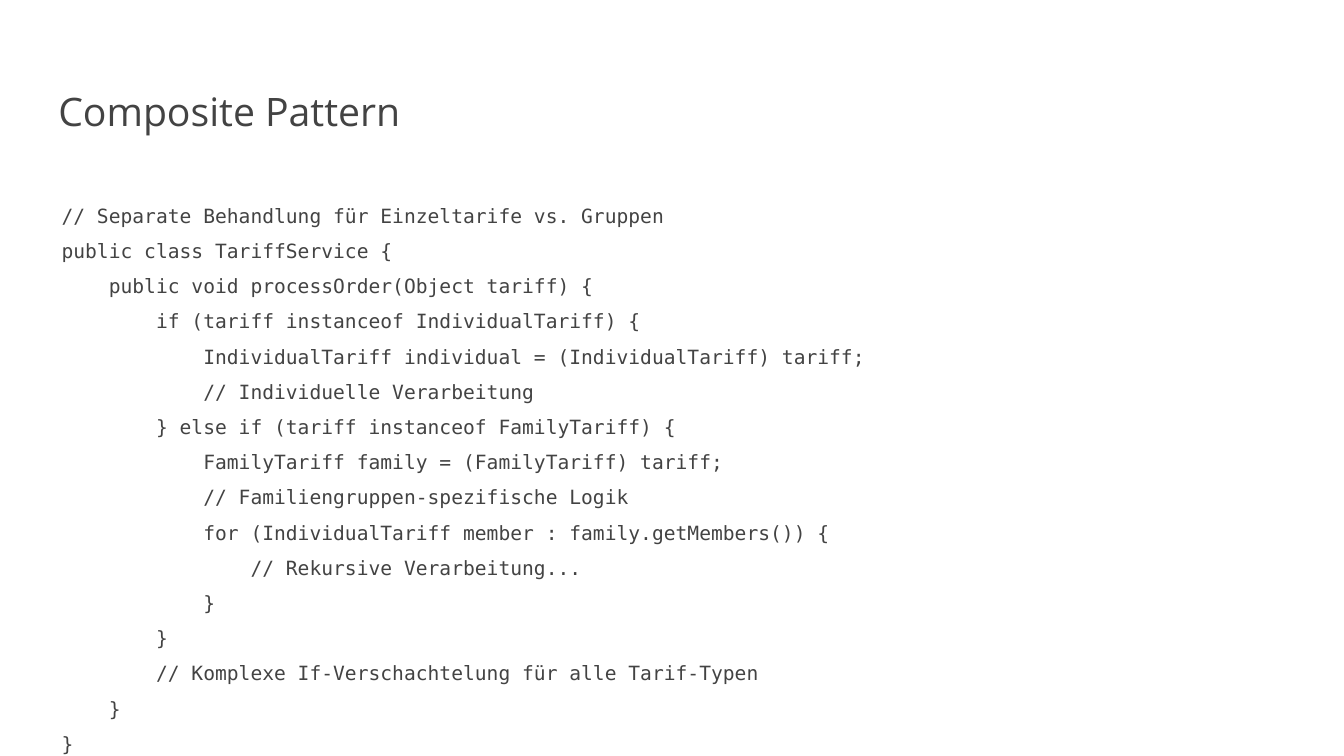
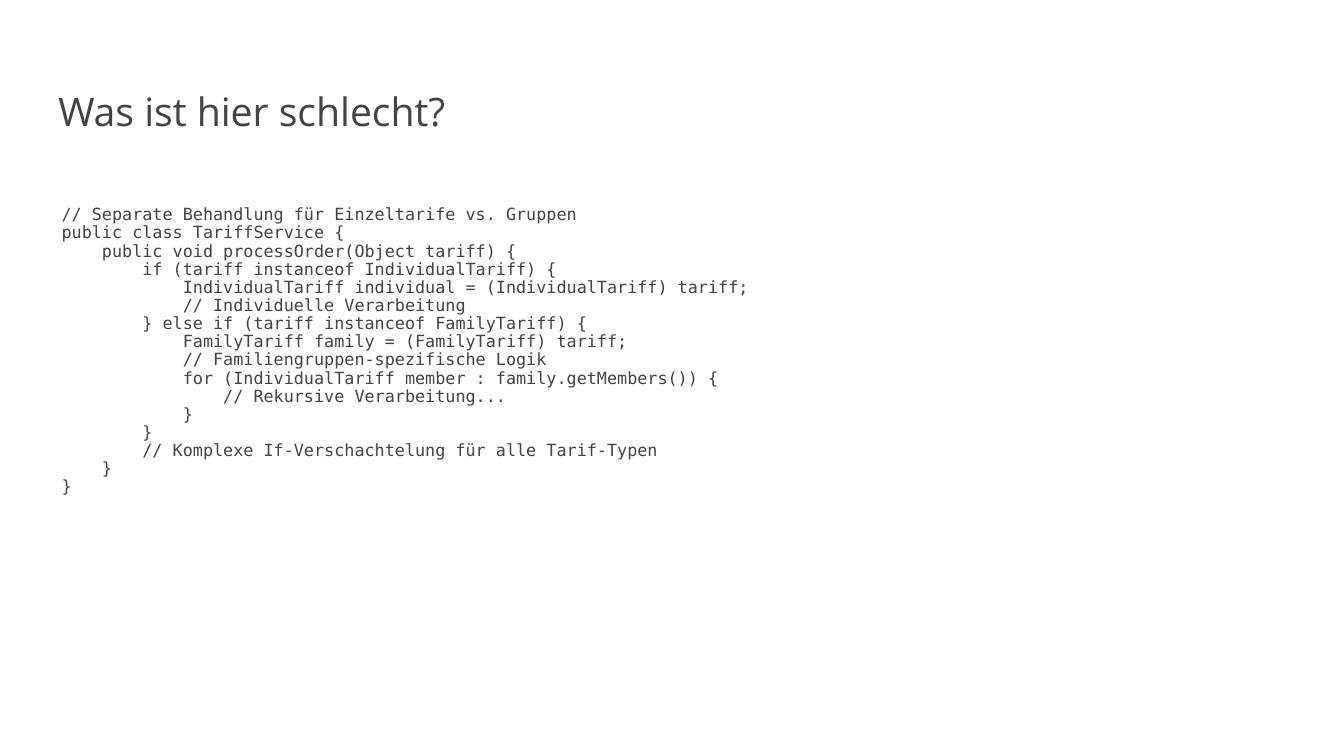
Before and after one commit to vanillacore-net/september-2025-telekom-training, a slide deck: slide 8 of presentations/powerpoint/block2-presentation.pptx (slide 6 before the commit). Drawn at 1344x756 pixels with LibreOffice and Linux fonts; fonts in the diff are those of the drawing; background and template pictures are left out. Boxes give left, top, right and bottom in pixels: in the first picture for what was removed or moved away, otherwise in the second. Text is boxed around its words. In the diff, an @@ line names an element or a change of style, - is before the commit and + after.

```diff
--- a/presentations/powerpoint/block2-presentation.pptx
+++ b/presentations/powerpoint/block2-presentation.pptx
@@ title at (x1=58, y1=96, x2=445, y2=127): text changed @@
-Composite Pattern
+Was ist hier schlecht?
@@ text at (x1=62, y1=207, x2=749, y2=460): text changed; size 14 to 12 pt @@
-// Separate Behandlung für Einzeltarife vs. Gruppen
-public class TariffService {
-public void processOrder(Object tariff) {
-if (tariff instanceof IndividualTariff) {
-IndividualTariff individual = (IndividualTariff) tariff;
-// Individuelle Verarbeitung
-} else if (tariff instanceof FamilyTariff) {
-FamilyTariff family = (FamilyTariff) tariff;
-// Familiengruppen-spezifische Logik
-for (IndividualTariff member : family.getMembers()) {
-// Rekursive Verarbeitung...
-}
-}
-// Komplexe If-Verschachtelung für alle Tarif-Typen
-}
-}
+// Separate Behandlung für Einzeltarife vs. Gruppen
+public class TariffService {
+public void processOrder(Object tariff) {
+if (tariff instanceof IndividualTariff) {
+IndividualTariff individual = (IndividualTariff) tariff;
+// Individuelle Verarbeitung
+} else if (tariff instanceof FamilyTariff) {
+FamilyTariff family = (FamilyTariff) tariff;
+// Familiengruppen-spezifische Logik
+for (IndividualTariff member : family.getMembers()) {
+// Rekursive Verarbeitung...
+}
+}
+// Komplexe If-Verschachtelung für alle Tarif-Typen
+}
+}
```
Also in this commit, not shown: 22 other slides changed, 7 slides added, 1 slide removed, 17 other files.
